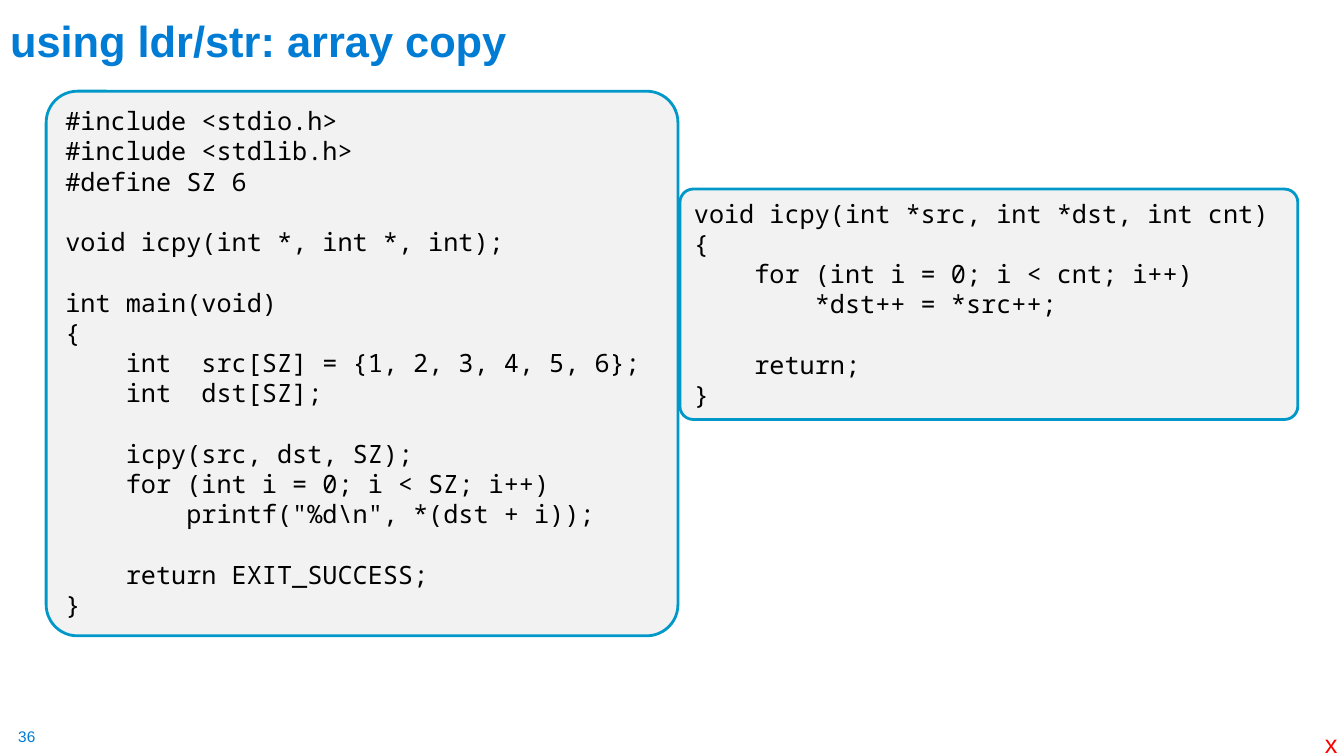
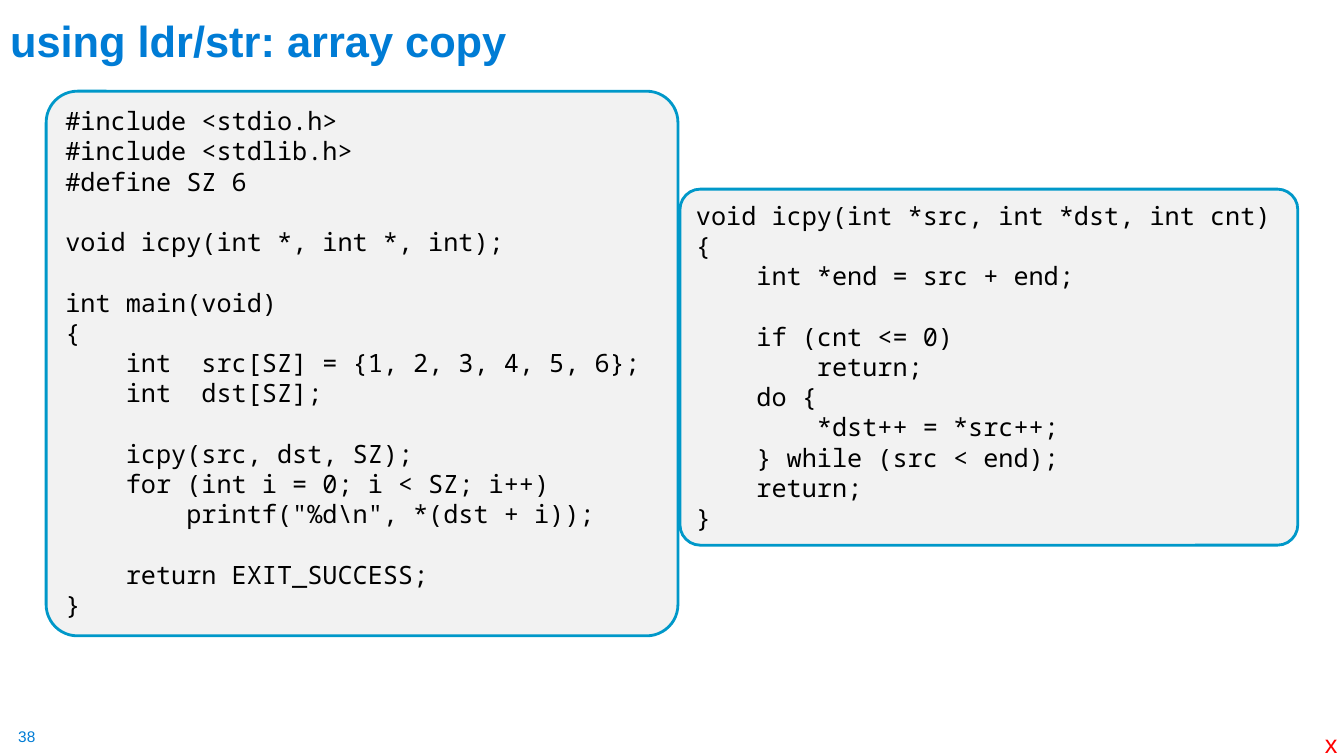
Before and after one commit to cse30-sp24/Muller-Slides, a slide deck: slide 38 of 06-Arm-Part3.pptx (slide 36 before the commit). Drawn at 1344x756 pixels with LibreOffice and Linux fonts; fonts in the diff are those of the drawing. Boxes give left, top, right and bottom in pixels: in the first picture for what was removed or moved away, otherwise in the second. Text is boxed around its words. In the diff, an @@ line names an element or a change of style, - is before the commit and + after.

```diff
--- a/06-Arm-Part3.pptx
+++ b/06-Arm-Part3.pptx
@@ rounded rectangle "void icpy(int *src, int *dst, ...": place and size @@
-rounded rectangle "void icpy(int *src, int *dst, ..." at bbox=[681, 190, 1299, 420]
+rounded rectangle "void icpy(int *src, int *dst, ..." at bbox=[681, 190, 1299, 545]
@@ text in rounded rectangle at bbox=[756, 266, 1074, 407]: text changed @@
-for (int i = 0; i < cnt; i++)
+int *end = src + end;
+if (cnt <= 0)
+return;
+do {
@@ text in rounded rectangle at bbox=[787, 448, 1059, 471]: paragraph added @@
+} while (src < end);
@@ page number at bbox=[18, 731, 35, 742]: text changed @@
-36
+38
```
Also in this commit, not shown: 15 other slides changed, 5 slides added, 5 slides removed, 1 other file.
